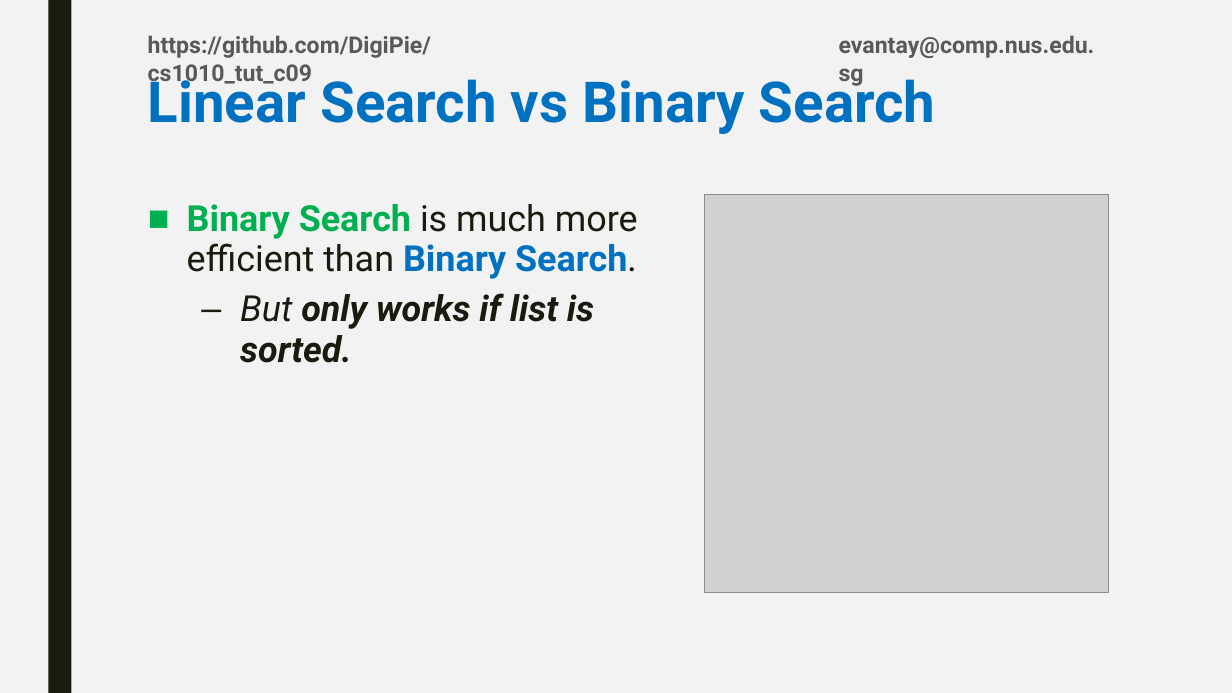
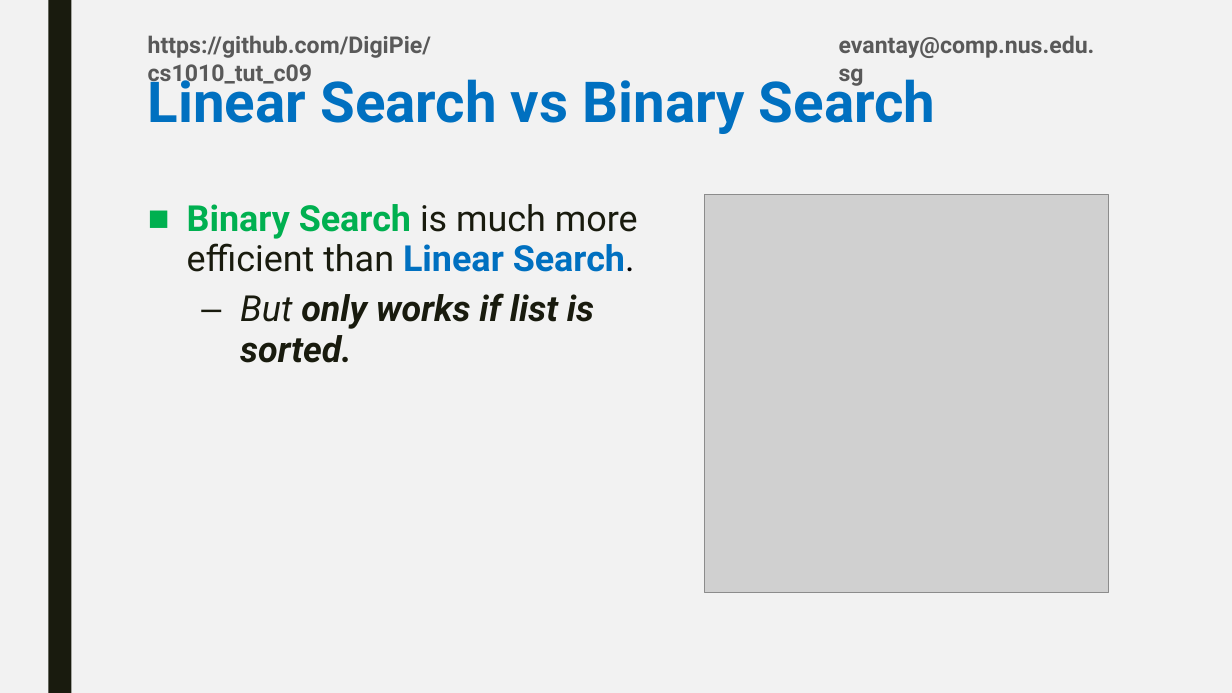
Before and after one commit to DigiPie/CS1010-Tutorial-C09, a slide deck: slide 10 of Tutorial_9/CS1010_TutC09_9.pptx. Drawn at 1232x693 pixels with LibreOffice and Linux fonts; fonts in the diff are those of the drawing; grey boxes stand for pictures. Boxes give left, top, right and bottom in pixels: in the first picture for what was removed or moved away, otherwise in the second. Text is boxed around its words. In the diff, an @@ line names an element or a change of style, - is before the commit and + after.

```diff
--- a/Tutorial_9/CS1010_TutC09_9.pptx
+++ b/Tutorial_9/CS1010_TutC09_9.pptx
@@ text at <box>187,204,638,272</box>: text changed @@
-■ Binary Search is much more efficient than Binary Search.
+■ Binary Search is much more efficient than Linear Search.
```
Also in this commit, not shown: 2 other files.
